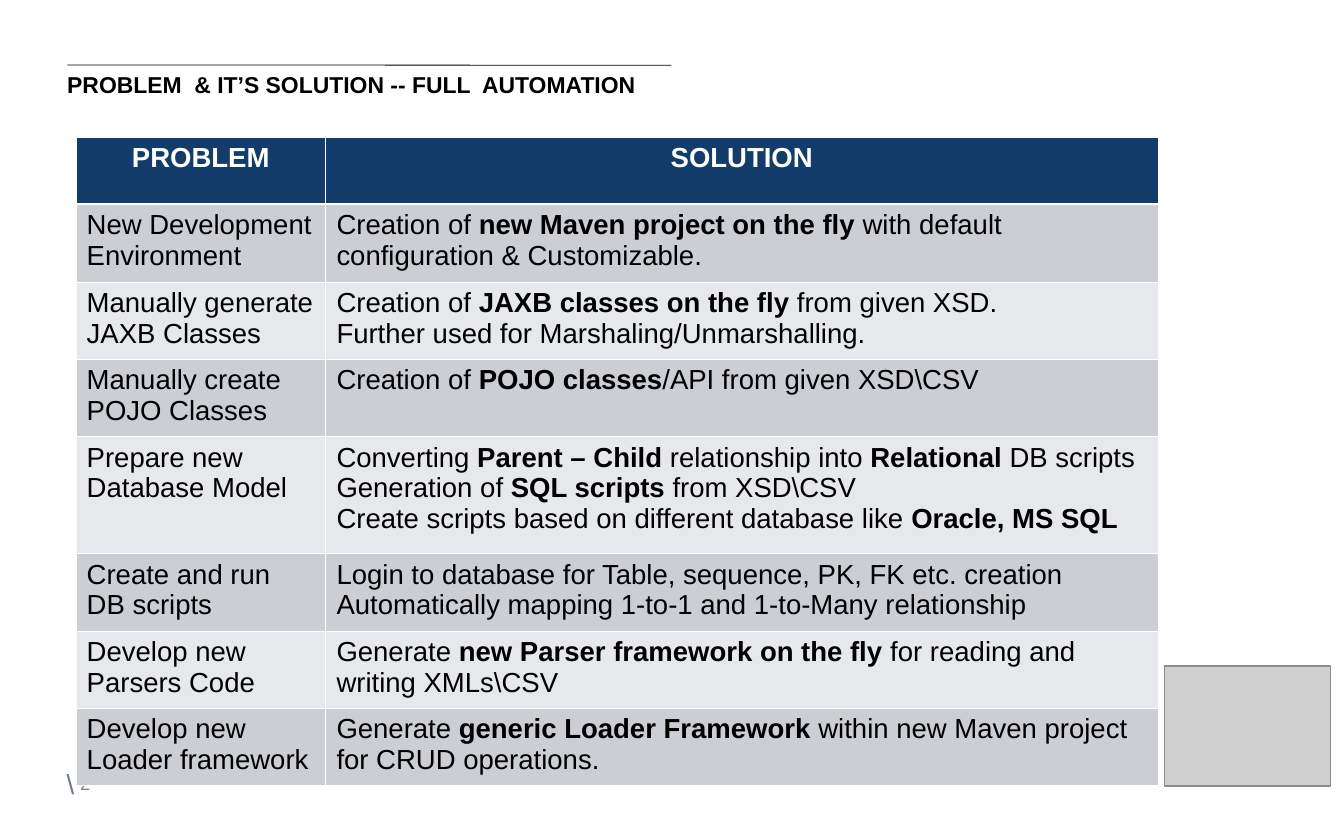
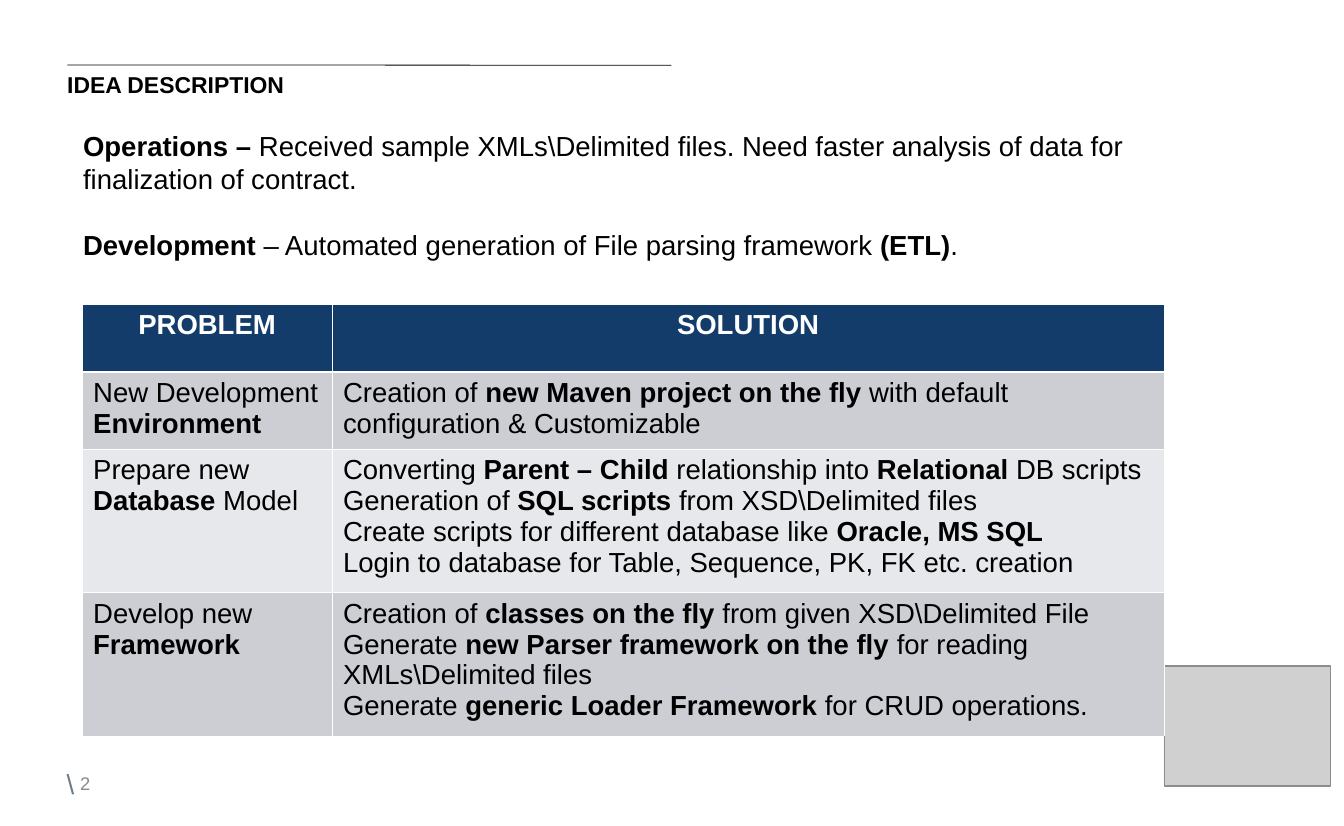
Before and after one commit to nitinsingh008/XML-Analytics, a slide deck: slide 2 of Document/XAP/Markit Technovation-XAP Final- 1.0v.ppt. Drawn at 1344x826 pixels with LibreOffice and Linux fonts; fonts in the diff are those of the drawing; grey boxes stand for pictures; background and template pictures are left out. Boxes give left, top, right and bottom in pixels: in the first picture for what was removed or moved away, otherwise in the second. Text is boxed around its words. In the diff, an @@ line names an element or a change of style, - is before the commit and + after.

```diff
--- a/Document/XAP/Markit Technovation-XAP Final- 1.0v.ppt
+++ b/Document/XAP/Markit Technovation-XAP Final- 1.0v.ppt
@@ title at [67,77,284,94]: text changed @@
-PROBLEM & IT’S SOLUTION -- FULL AUTOMATION
+IDEA DESCRIPTION
@@ text added at [83,136,1123,261], 18 pt, text #000000 @@
+Operations – Received sample XMLs\Delimited files. Need faster analysis of data for finalization of contract.
+Development – Automated generation of File parsing framework (ETL).
@@ table at [83,304,1165,735] @@
-row 2: New Development Environment | Creation of new Maven project on the fly with default configuration & Customizable.
-row 3: Manually generate JAXB Classes | Creation of JAXB classes on the fly from given XSD. / Further used for Marshaling/Unmarshalling.
-row 4: Manually create POJO Classes | Creation of POJO classes/API from given XSD\CSV
-row 5: Prepare new Database Model | Converting Parent – Child relationship into Relational DB scripts / Generation of SQL scripts from XSD\CSV / Create scripts based on different database like Oracle, MS SQL
-row 6: Create and run DB scripts | Login to database for Table, sequence, PK, FK etc. creation / Automatically mapping 1-to-1 and 1-to-Many relationship
-row 7: Develop new Parsers Code | Generate new Parser framework on the fly for reading and writing XMLs\CSV
-row 8: Develop new Loader framework | Generate generic Loader Framework within new Maven project for CRUD operations.
+row 2: New Development Environment | Creation of new Maven project on the fly with default configuration & Customizable
+row 3: Prepare new Database Model | Converting Parent – Child relationship into Relational DB scripts / Generation of SQL scripts from XSD\Delimited files / Create scripts for different database like Oracle, MS SQL / Login to database for Table, Sequence, PK, FK etc. creation
+row 4: Develop new Framework | Creation of classes on the fly from given XSD\Delimited File / Generate new Parser framework on the fly for reading XMLs\Delimited files / Generate generic Loader Framework for CRUD operations.
@@ table: place and size @@
-table at [76,136,1158,785]
+table at [83,304,1165,735]
```
Also in this commit, not shown: 2 other slides changed, 1 slide removed.
